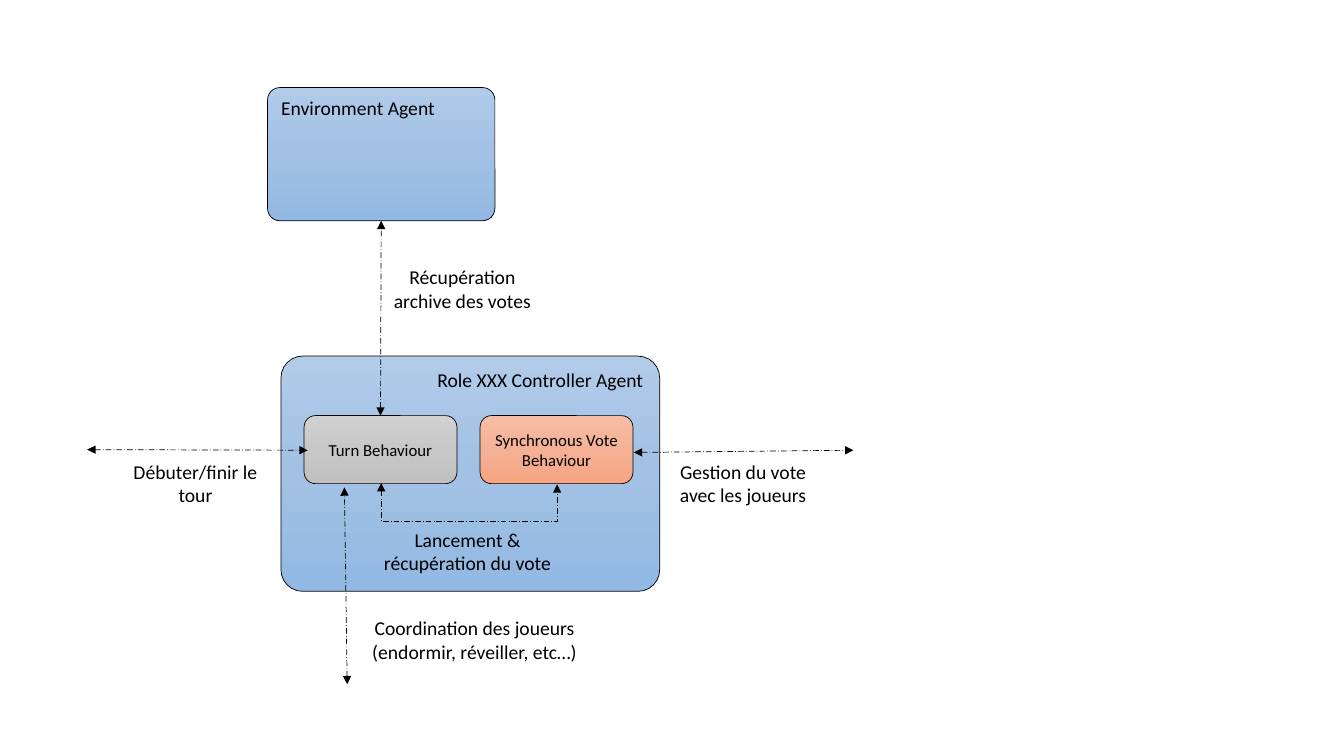
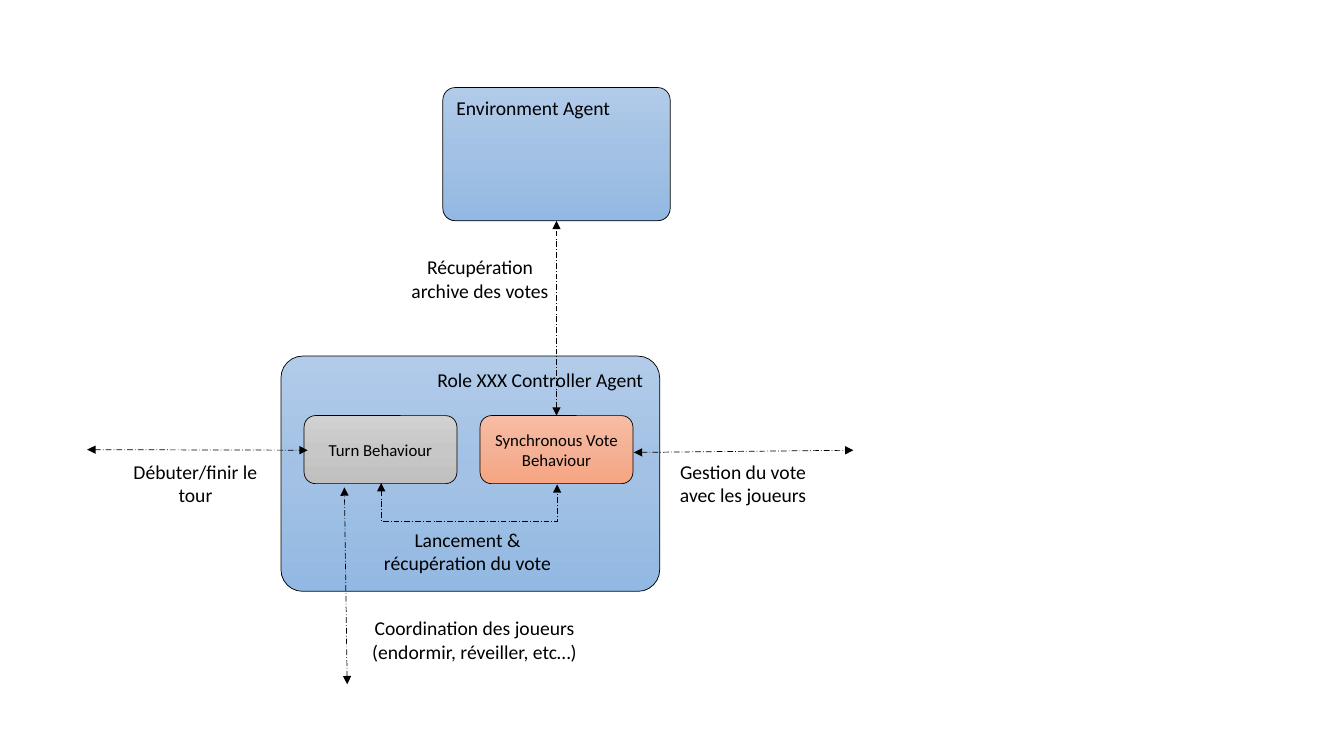
Before and after one commit to konamdav/Loup-Garou, a slide deck: slide 27 of README.pptx (slide 26 before the commit). Drawn at 1344x756 pixels with LibreOffice and Linux fonts; fonts in the diff are those of the drawing. Boxes give left, top, right and bottom in pixels: in the first picture for what was removed or moved away, otherwise in the second. Text is boxed around its words. In the diff, an @@ line names an element or a change of style, - is before the commit and + after.

```diff
--- a/README.pptx
+++ b/README.pptx
@@ rounded rectangle "Environment Agent" moved from (x1=267, y1=88, x2=495, y2=221) to (x1=443, y1=88, x2=670, y2=221) @@
@@ double arrow moved from (381, 415) - (381, 221) to (557, 415) - (557, 221) @@
@@ text "Récupération archive des votes" moved from (x1=394, y1=270, x2=531, y2=308) to (x1=411, y1=260, x2=549, y2=298) @@
```
Also in this commit, not shown: 2 other slides changed, 1 slide added, 11 other files.
